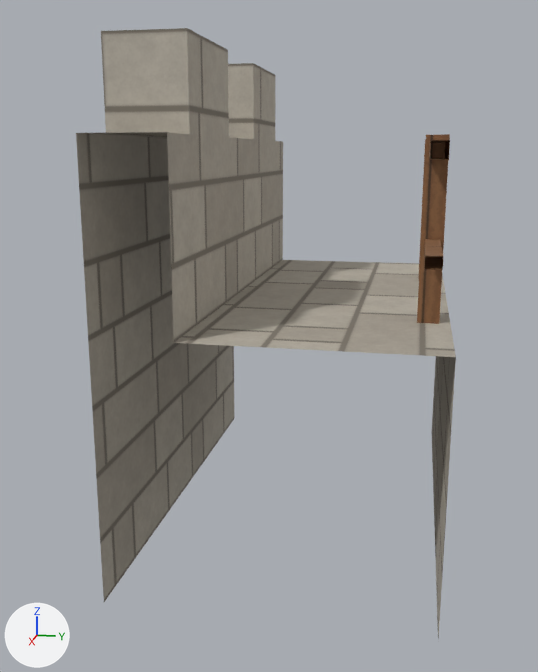
Two versions of the FBX model Assets/Content/Landscape/Models/Castle/Wall_Top.fbx, one commit apart.
Both versions are drawn from a 50 mm camera at (4.9, 0.71, 2.41) aimed at (0.12, -0.25, 1.21). Arrows for +X, +Y and +Z are at lower left; the lights stay in place. The older version comes first. Where no turn or scale is listed for an object, it has been applied to the vertices.

Objects in the first picture: 'Wall_Top'.
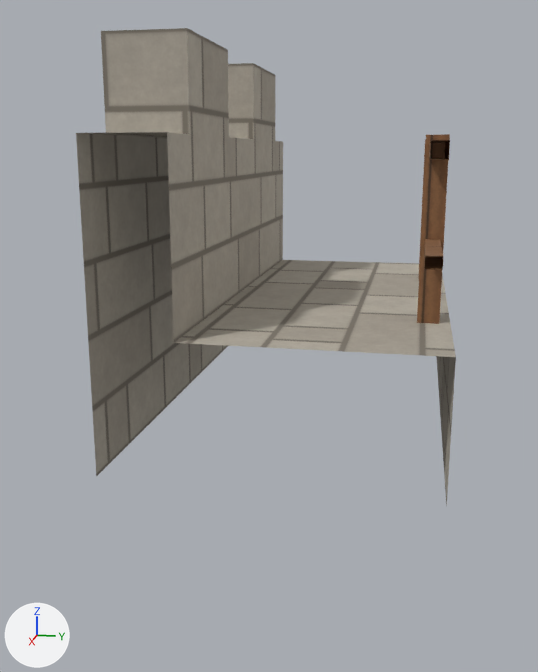
The newer file is also turned or shifted as a whole; pictures and numbers use the older file's frame.

Edits to the scene script, one JSON object a line:
```json
{"block": "me_wall_top", "where": "# used by ob_wall_top; location = (0.0, 0.0, 0.0)"}
{"op": "remove", "block": "me_wall_top", "code": "me_wall_top.from_pydata(...)  # 60 vertices, 33 faces; spans x -1.5..1.5, y -0.9..0.9, z 0.0..3.0"}
{"op": "add", "block": "me_wall_top", "code": "me_wall_top.from_pydata(...)  # 60 vertices, 33 faces; spans x -1.5..1.5, y -0.9..0.9, z 0.75..3.0"}
{"block": "me_wall_top", "change": "me_wall_top part 1"}
{"op": "set", "path": "me_wall_top.vertices[0].co", "old": "(-1.5, -0.9, 0.0)", "new": "(-1.5, -0.9, 0.75)", "note": "pixel (234, 418) -> not seen"}
{"op": "set", "path": "me_wall_top.vertices[1].co", "old": "(1.5, -0.9, 0.0)", "new": "(1.5, -0.9, 0.75)", "note": "pixel (103, 602) -> pixel (96, 476)"}
{"block": "me_wall_top", "change": "me_wall_top part 2"}
{"op": "set", "path": "me_wall_top.vertices[6].co", "old": "(1.5, 0.9, 0.0)", "new": "(1.5, 0.9, 0.75)", "note": "not seen -> pixel (446, 507)"}
{"op": "set", "path": "me_wall_top.vertices[7].co", "old": "(-1.5, 0.9, 0.0)", "new": "(-1.5, 0.9, 0.75)", "note": "pixel (431, 432) -> not seen"}
```

Changed parts and their boxes (x1, y1, x2, y2) in the pictures (538 x 672 px; the box of a moved part takes in the faces that stretch with it):
```json
{"object": "Wall_Top", "change": "reshaped", "before": [76, 28, 456, 638], "after": [76, 28, 456, 506], "on screen": "22% shorter"}
{"part": 1, "of": "me_wall_top", "change": "moved or reshaped", "before": [76, 133, 235, 602], "after": [76, 133, 228, 476]}
{"part": 2, "of": "me_wall_top", "change": "moved or reshaped", "before": [432, 356, 456, 638], "after": [436, 356, 456, 506]}
```
